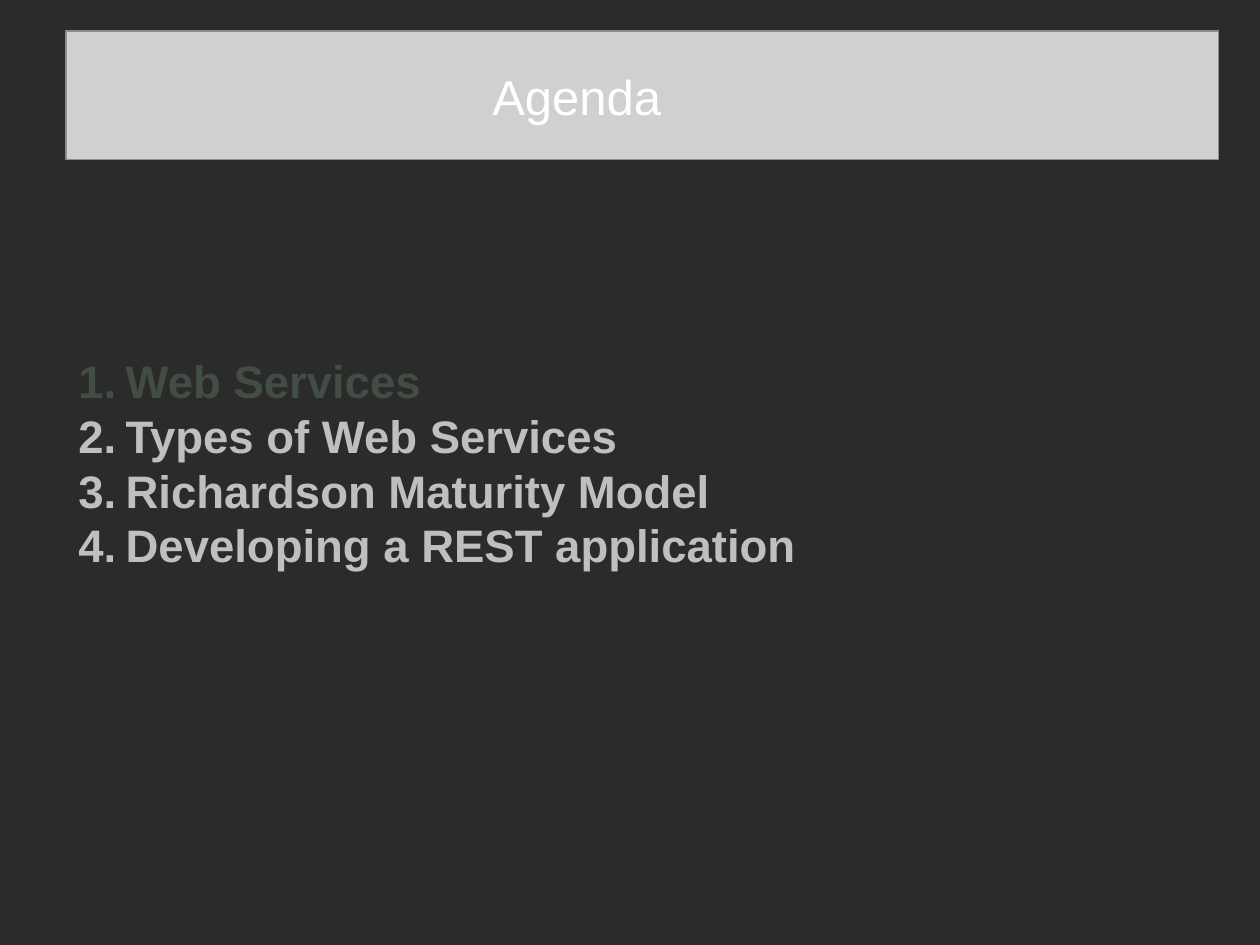
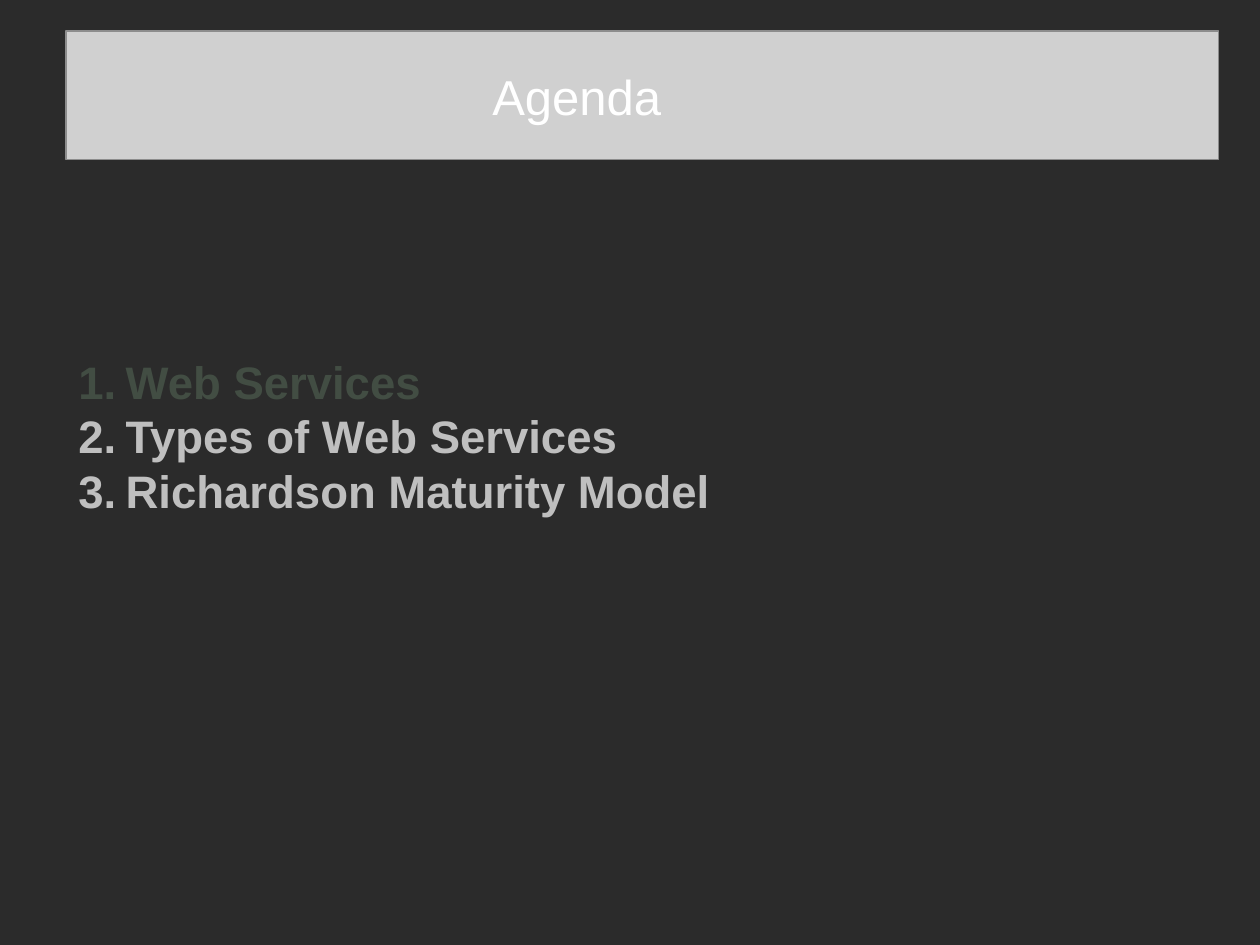
Before and after one commit to mihaiba/bAIESEC, a slide deck: slide 3 of FII.Practic.Tech.Levi9.March.2016.pptx. Drawn at 1260x945 pixels with LibreOffice and Linux fonts; fonts in the diff are those of the drawing; grey boxes stand for pictures; background and template pictures are left out; a plain dark background stands for a picture behind light text. Boxes give left, top, right and bottom in pixels: in the first picture for what was removed or moved away, otherwise in the second. Text is boxed around its words. In the diff, an @@ line names an element or a change of style, - is before the commit and + after.

```diff
--- a/FII.Practic.Tech.Levi9.March.2016.pptx
+++ b/FII.Practic.Tech.Levi9.March.2016.pptx
@@ text at [126, 529, 795, 572]: paragraph removed @@
-4. Developing a REST application
```
Also in this commit, not shown: 5 other slides changed.
